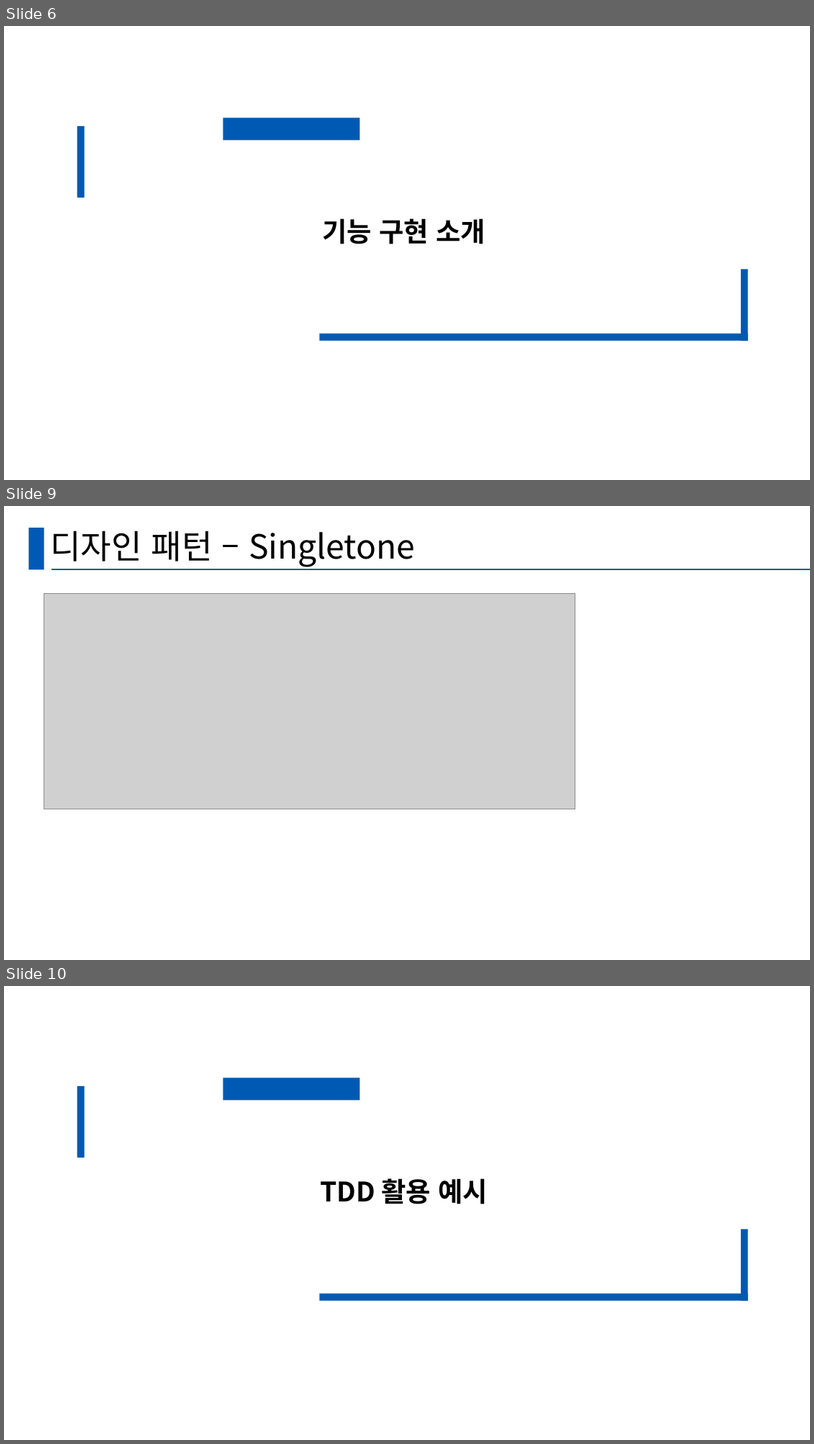
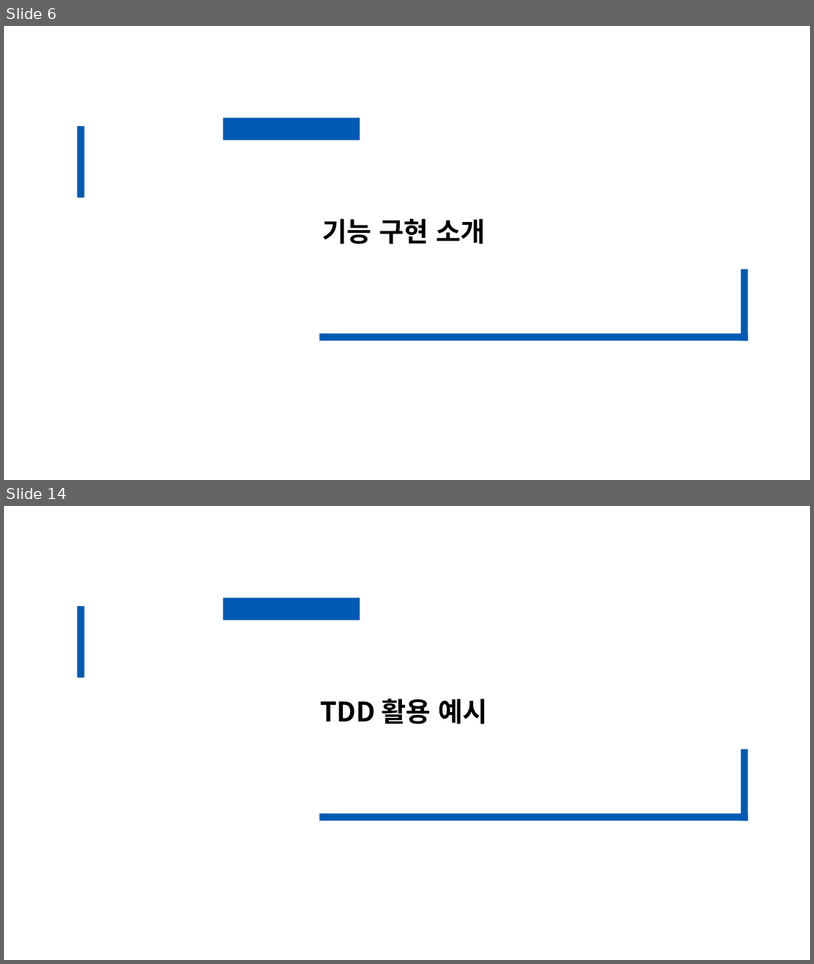
Before and after one commit to hy-ra-na/presentation_Americano, a slide deck: 발표양식.pptx. Shown one above the other, each under a label of ours: slides 6, 9 and 10 before the commit, slides 6 and 14 after it; the slides between them are not shown. The pictures are 814x1444 and 814x964 pixels, drawn with LibreOffice and Linux fonts; fonts in the diff are those of the drawing; grey boxes stand for pictures. Boxes give left, top, right and bottom in pixels: in the first picture for what was removed or moved away, otherwise in the second. Text is boxed around its words. In the diff, an @@ line names an element or a change of style, - is before the commit and + after.

```diff
--- a/발표양식.pptx
+++ b/발표양식.pptx
@@ slide 9 removed at <box>4,506,810,960</box>, background #FFFFFF @@
@@ rectangle removed at <box>28,528,44,569</box> @@
@@ title removed at <box>50,530,415,567</box> @@
-디자인 패턴 – Singletone
@@ line removed from (52, 569) to (810, 569) @@
@@ picture removed at <box>44,593,575,808</box> @@
@@ what was slide 10 is now slide 14 @@
```
Also in this commit, not shown: 2 slides changed, 9 slides added, 2 other slides removed.
